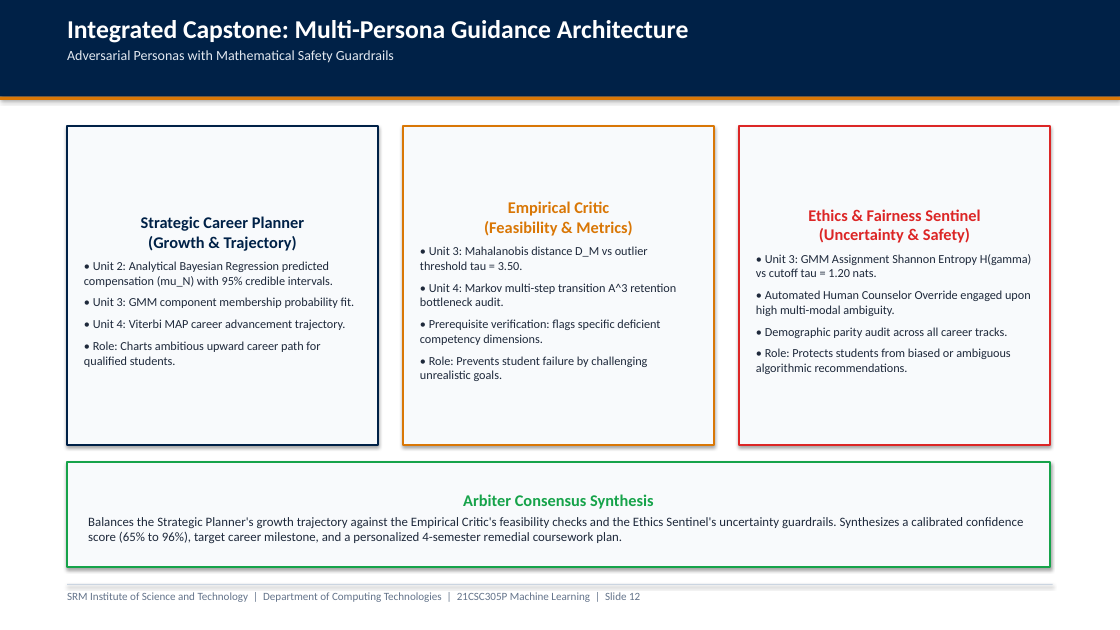
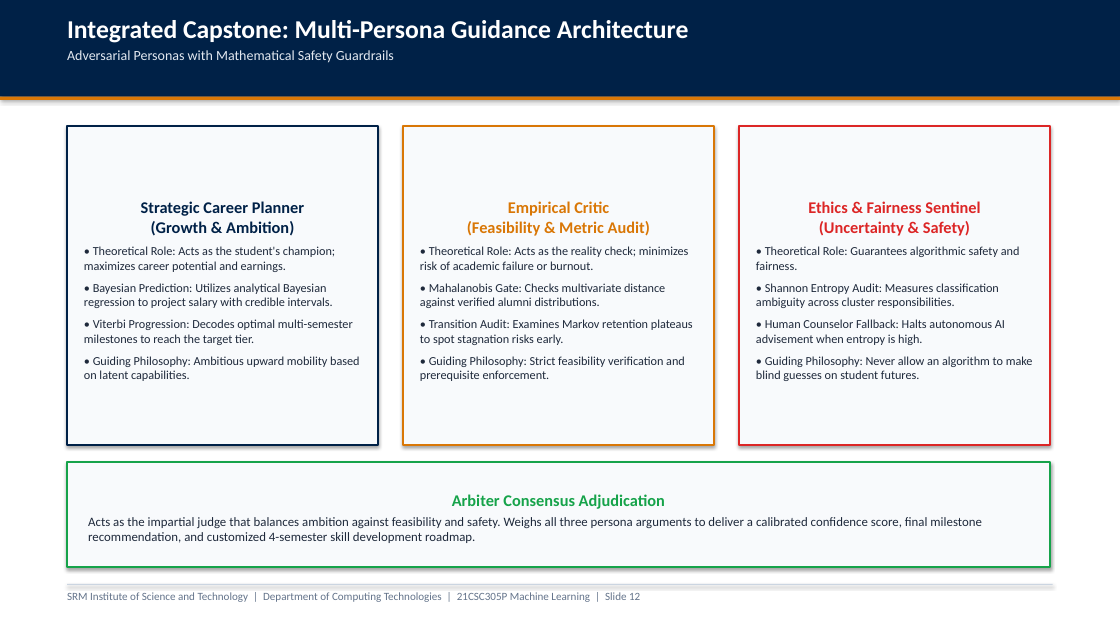
Before and after one commit to parth2024-tech/SRM-21CSC305P-Machine-Learning-Career-Guidance-Debate-Agent, a slide deck: slide 12 of presentation_unit3_unit4_unit5.pptx. Drawn at 1120x630 pixels with LibreOffice and Linux fonts; fonts in the diff are those of the drawing. Boxes give left, top, right and bottom in pixels: in the first picture for what was removed or moved away, otherwise in the second. Text is boxed around its words. In the diff, an @@ line names an element or a change of style, - is before the commit and + after.

Commit message:
docs(presentation): simplify slide content with minimal numericals and rich theoretical ML foundations

```diff
--- a/presentation_unit3_unit4_unit5.pptx
+++ b/presentation_unit3_unit4_unit5.pptx
@@ text in rectangle at [84, 201, 359, 381]: text changed @@
-Strategic Career Planner
-(Growth & Trajectory)
-• Unit 2: Analytical Bayesian Regression predicted compensation (mu_N) with 95% credible intervals.
-• Unit 3: GMM component membership probability fit.
-• Unit 4: Viterbi MAP career advancement trajectory.
-• Role: Charts ambitious upward career path for qualified students.
+Strategic Career Planner
+(Growth & Ambition)
+• Theoretical Role: Acts as the student's champion; maximizes career potential and earnings.
+• Bayesian Prediction: Utilizes analytical Bayesian regression to project salary with credible intervals.
+• Viterbi Progression: Decodes optimal multi-semester milestones to reach the target tier.
+• Guiding Philosophy: Ambitious upward mobility based on latent capabilities.
@@ text in rectangle at [420, 201, 693, 381]: text changed @@
-Empirical Critic
-(Feasibility & Metrics)
-• Unit 3: Mahalanobis distance D_M vs outlier threshold tau = 3.50.
-• Unit 4: Markov multi-step transition A^3 retention bottleneck audit.
-• Prerequisite verification: flags specific deficient competency dimensions.
-• Role: Prevents student failure by challenging unrealistic goals.
+Empirical Critic
+(Feasibility & Metric Audit)
+• Theoretical Role: Acts as the reality check; minimizes risk of academic failure or burnout.
+• Mahalanobis Gate: Checks multivariate distance against verified alumni distributions.
+• Transition Audit: Examines Markov retention plateaus to spot stagnation risks early.
+• Guiding Philosophy: Strict feasibility verification and prerequisite enforcement.
@@ text in rectangle at [756, 246, 1033, 381]: text changed @@
-• Unit 3: GMM Assignment Shannon Entropy H(gamma) vs cutoff tau = 1.20 nats.
-• Automated Human Counselor Override engaged upon high multi-modal ambiguity.
-• Demographic parity audit across all career tracks.
-• Role: Protects students from biased or ambiguous algorithmic recommendations.
+• Theoretical Role: Guarantees algorithmic safety and fairness.
+• Shannon Entropy Audit: Measures classification ambiguity across cluster responsibilities.
+• Human Counselor Fallback: Halts autonomous AI advisement when entropy is high.
+• Guiding Philosophy: Never allow an algorithm to make blind guesses on student futures.
@@ text in rectangle at [88, 494, 982, 543]: text changed @@
-Arbiter Consensus Synthesis
-Balances the Strategic Planner's growth trajectory against the Empirical Critic's feasibility checks and the Ethics Sentinel's uncertainty guardrails. Synthesizes a calibrated confidence score (65% to 96%), target career milestone, and a personalized 4-semester remedial coursework plan.
+Arbiter Consensus Adjudication
+Acts as the impartial judge that balances ambition against feasibility and safety. Weighs all three persona arguments to deliver a calibrated confidence score, final milestone recommendation, and customized 4-semester skill development roadmap.
```
Also in this commit, not shown: 13 other slides changed, 2 other files.
